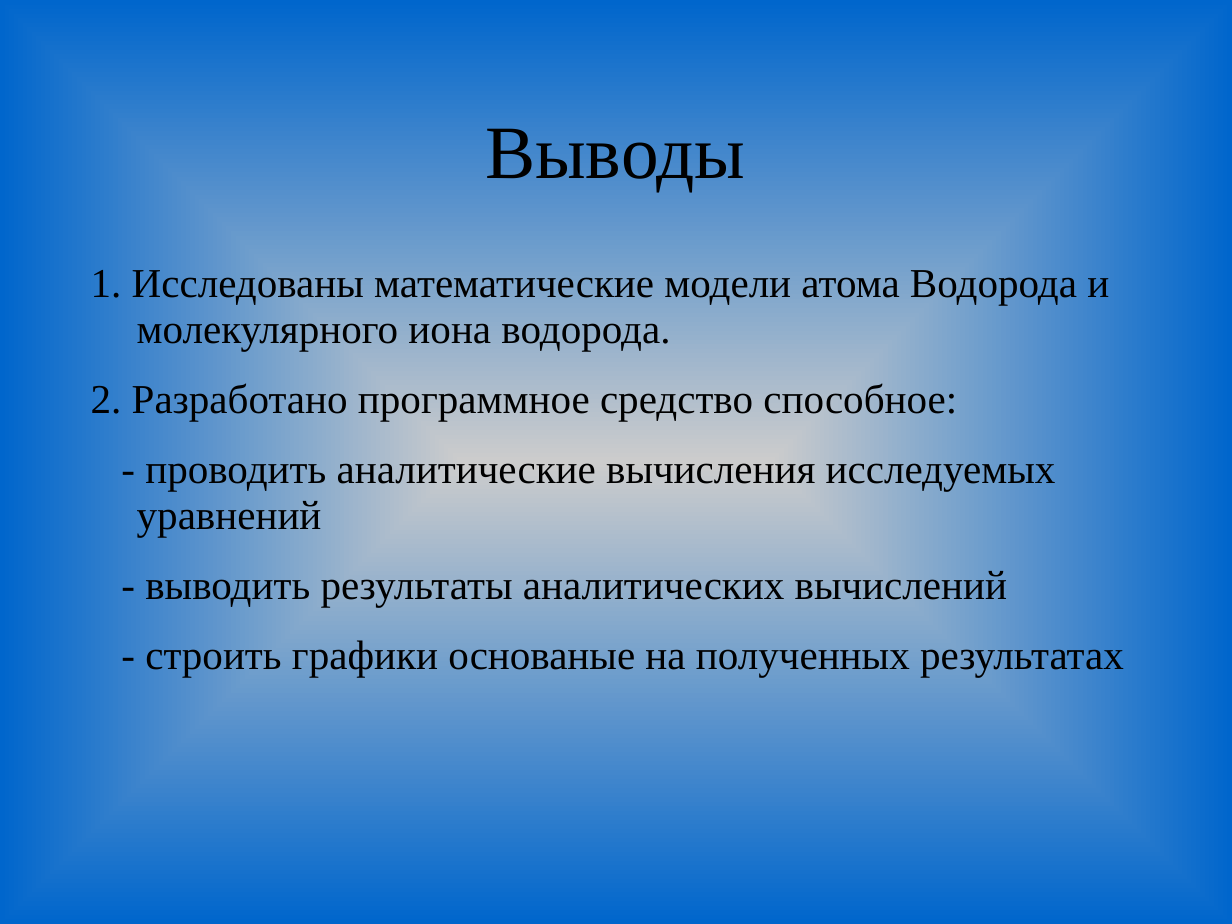
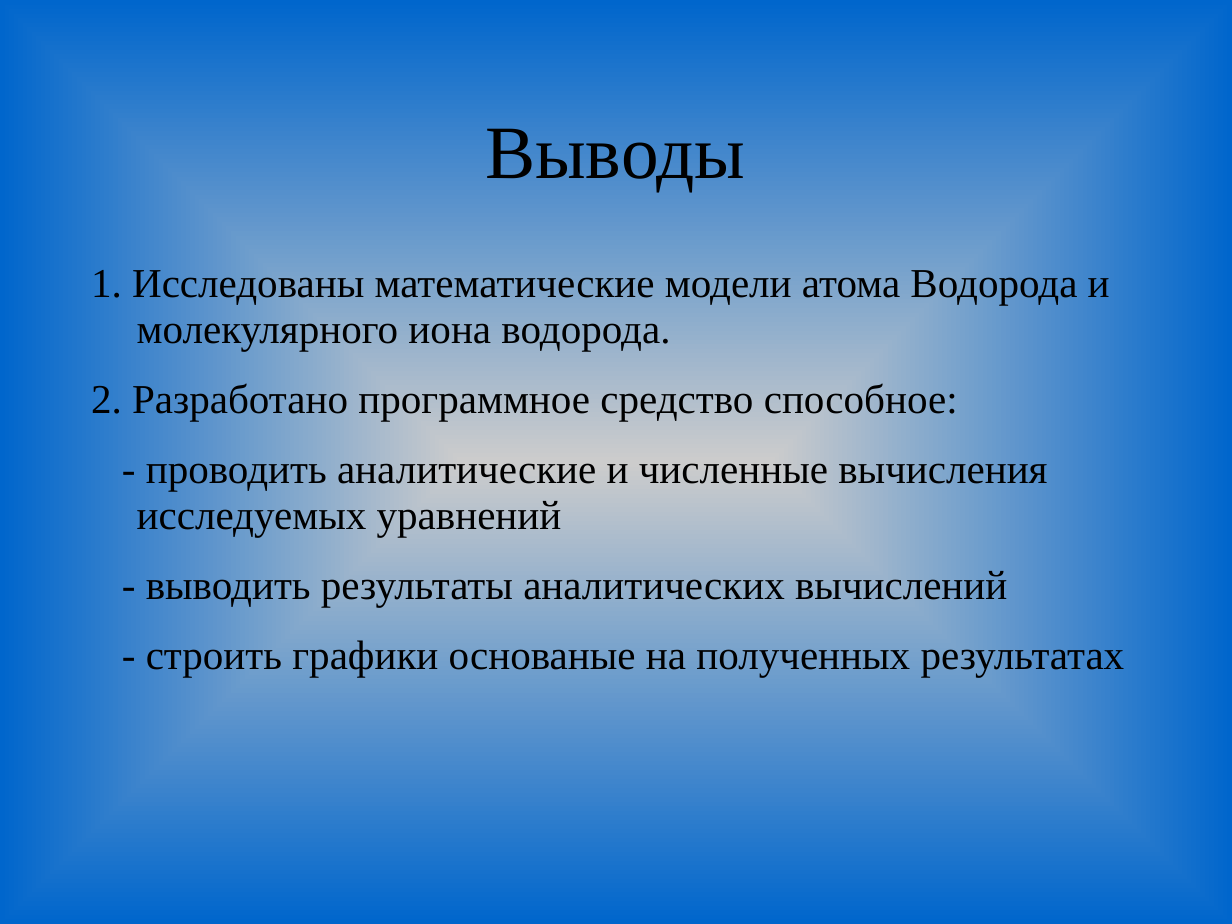
Before and after one commit to Genas2/diplom, a slide deck: slide 13 of TeX/pres.ppt (slide 11 before the commit). Drawn at 1232x924 pixels with LibreOffice and Linux fonts; fonts in the diff are those of the drawing. Boxes give left, top, right and bottom in pixels: in the first picture for what was removed or moved away, otherwise in the second. Text is boxed around its words. In the diff, an @@ line names an element or a change of style, - is before the commit and + after.

```diff
--- a/TeX/pres.ppt
+++ b/TeX/pres.ppt
@@ text at bbox=[137, 451, 1047, 537]: text changed @@
-- проводить аналитические вычисления исследуемых уравнений
+- проводить аналитические и численные вычисления исследуемых уравнений
```
Also in this commit, not shown: 6 other slides changed, 6 slides added, 4 slides removed, 6 other files.
